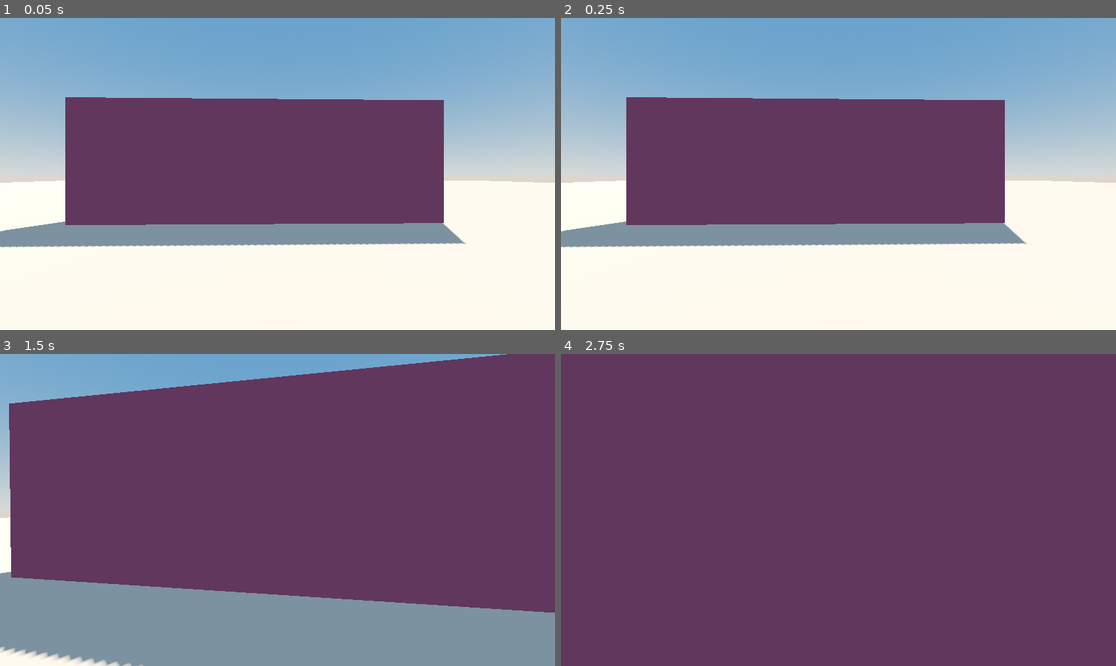
Above: before the commit, frames 1-4 (two rows, left to right).
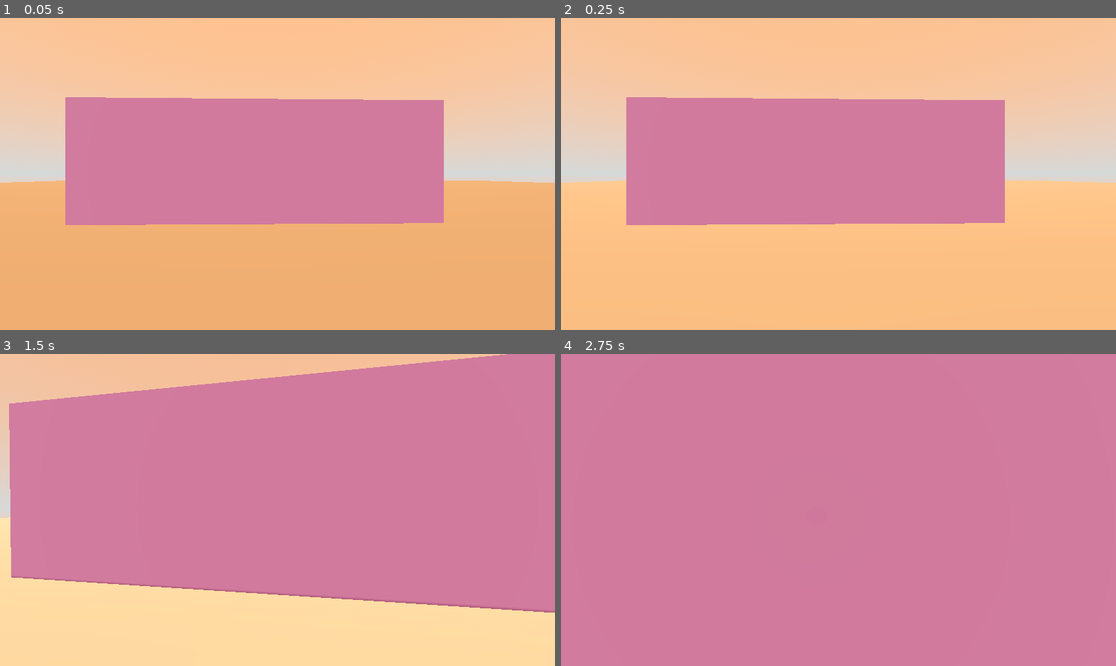
Above: after the commit, the same moments.

Repository: kurushimee/hinter
Game: Godot game, scene res://scenes/levels/gym.tscn
The game is run twice, just before and just after one commit, with the same random seed, the same clock (stepped at 60 frames per second) and the same inputs.
Inputs (mouse positions are in pixels of both pictures, inside the frame that each line leads up to):
- Up to frame 1 (0.05 s): no input
- Up to frame 2 (0.25 s): no input
- Up to frame 3 (1.5 s): tap Enter at 0.5 s; move the mouse to (305, 510) at 0.52 s; hold W (move_forward) from 0.53 s (still down); move the mouse to (249, 510) at 1.27 s
- Up to frame 4 (2.75 s): keep holding W (move_forward); move the mouse to (849, 503) at 2.02 s

The runs differ from the first frame. In frame 1, 98% of the frame differs, in the area x 0-100%, y 0-100%; in frame 2, 98%; in frame 3, 100%; in frame 4, 100%.

Commit message:
Add basic day/night cycle

Diff:
--- a/scenes/levels/gym.tscn
+++ b/scenes/levels/gym.tscn
@@ -1,6 +1,7 @@
-[gd_scene load_steps=7 format=3 uid="uid://c5mc2je5fi4p1"]
+[gd_scene load_steps=9 format=3 uid="uid://c5mc2je5fi4p1"]
 
 [ext_resource type="PackedScene" uid="uid://bnt2oeiddrab4" path="res://scenes/player.tscn" id="1_rvrmw"]
+[ext_resource type="Script" path="res://scripts/day_night_cycle.gd" id="1_x3gm1"]
 
 [sub_resource type="ProceduralSkyMaterial" id="ProceduralSkyMaterial_6hwok"]
 sky_top_color = Color(0.317647, 0.498039, 0.67451, 1)
@@ -19,6 +20,11 @@
 sdfgi_enabled = true
 glow_enabled = true
 
+[sub_resource type="Gradient" id="Gradient_a3idl"]
+offsets = PackedFloat32Array(0, 0.256966, 0.786378, 1)
+colors = PackedColorArray(1, 0.624301, 0.431625, 1, 0.317647, 0.498039, 0.67451, 1, 0.317647, 0.498039, 0.67451, 1, 0.999754, 0.578495, 0.310173, 1)
+metadata/_snap_count = 11
+
 [sub_resource type="StandardMaterial3D" id="StandardMaterial3D_4bwab"]
 albedo_color = Color(0.843137, 0.686275, 0.603922, 1)
 
@@ -31,13 +37,18 @@
 [node name="Lighting" type="Node" parent="."]
 
 [node name="Sun" type="DirectionalLight3D" parent="Lighting"]
-transform = Transform3D(-0.866024, -0.433016, 0.250001, 0, 0.499998, 0.866026, -0.500003, 0.749999, -0.43301, 0, 0, 0)
+transform = Transform3D(1, 0, 0, 0, 0.608761, 0.793353, 0, -0.793353, 0.608761, 0, 0, 0)
 light_color = Color(0.956863, 0.898039, 0.764706, 1)
 light_energy = 0.69
 shadow_enabled = true
 
-[node name="WorldEnvironment" type="WorldEnvironment" parent="Lighting"]
+[node name="WorldEnvironment" type="WorldEnvironment" parent="Lighting" node_paths=PackedStringArray("sun")]
 environment = SubResource("Environment_m7bmb")
+script = ExtResource("1_x3gm1")
+sun = NodePath("../Sun")
+all_day_sky_color = SubResource("Gradient_a3idl")
+sky_material = SubResource("ProceduralSkyMaterial_6hwok")
+day_length_minutes = 1
 
 [node name="Player" parent="." instance=ExtResource("1_rvrmw")]
 
--- /dev/null
+++ b/scripts/day_night_cycle.gd
@@ -0,0 +1,24 @@
+extends WorldEnvironment
+
+@export var sun: Node3D
+
+@export var all_day_sky_color: Gradient
+@export var sky_material: ProceduralSkyMaterial
+@export var day_length_minutes := 10
+
+var day_length_seconds: int
+var day_time := 0.0
+
+
+func _ready() -> void:
+	day_length_seconds = day_length_minutes * 60
+
+
+func _process(delta: float) -> void:
+	day_time += delta
+
+	var day_progress: float = day_time / day_length_seconds
+	sky_material.sky_top_color = all_day_sky_color.sample(day_progress)
+
+	# Makes the sun go from horizon to horizon
+	sun.rotation_degrees.x = -180 * day_progress
